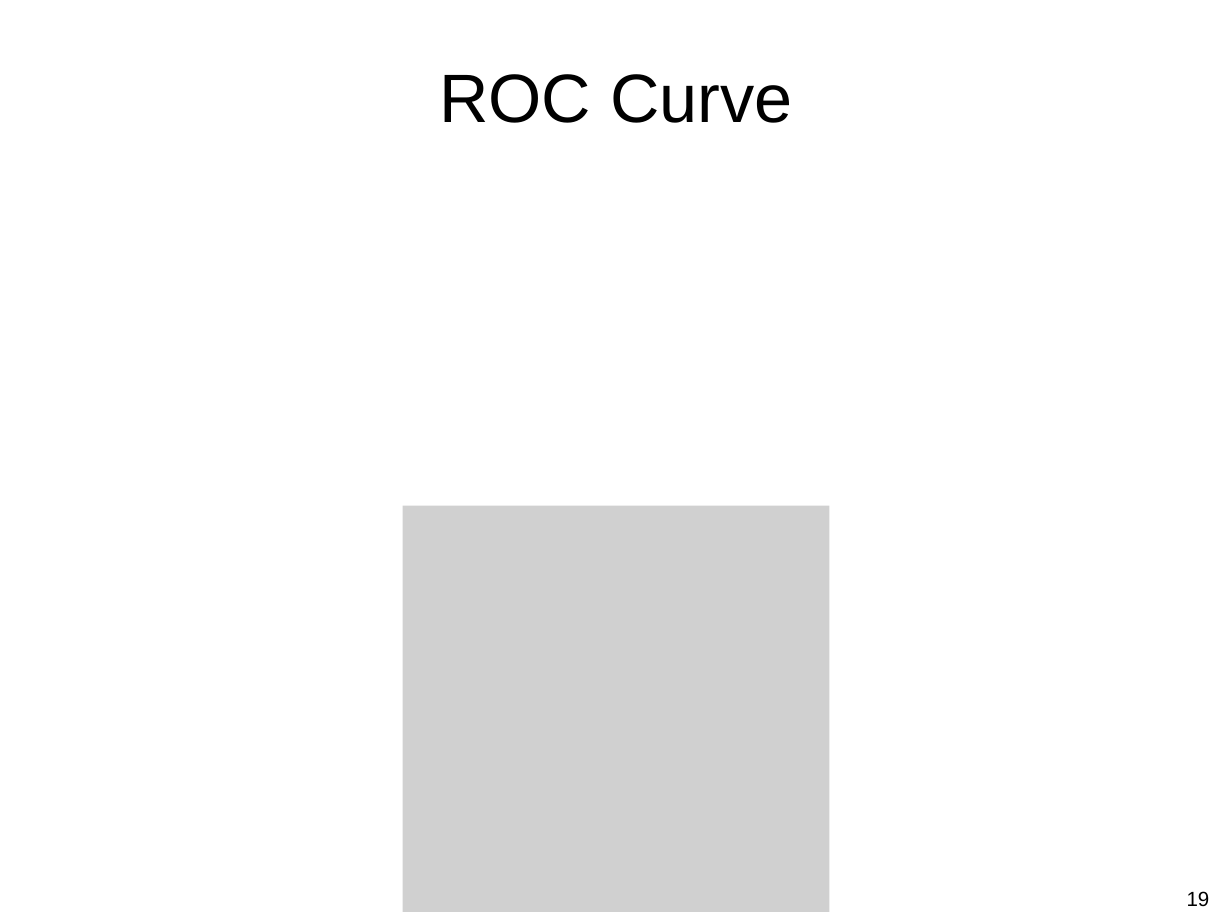
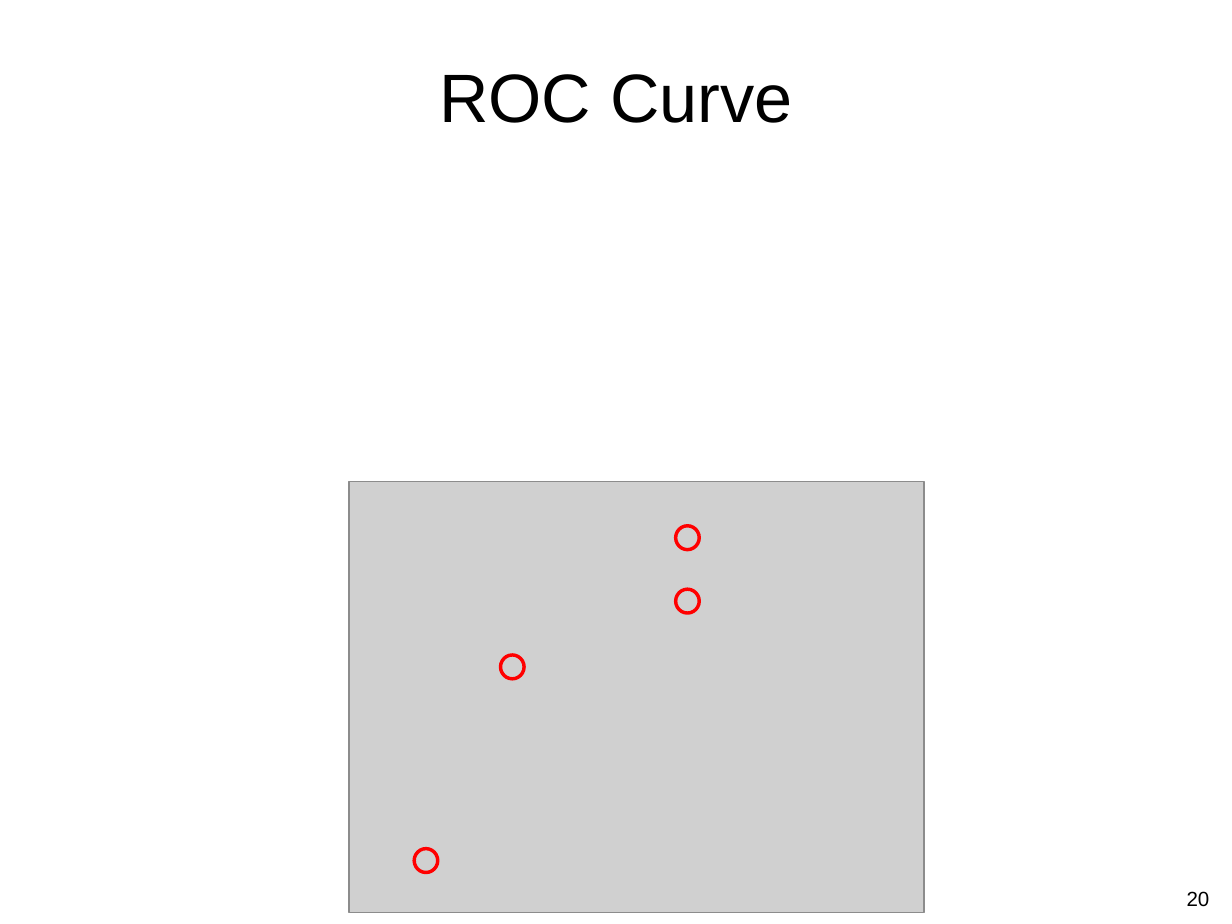
Before and after one commit to guzonghua/saav, a slide deck: slide 20 of PPTs/L3 Intro to ML.pptx (slide 19 before the commit). Drawn at 1232x924 pixels with LibreOffice and Linux fonts; fonts in the diff are those of the drawing; grey boxes stand for pictures. Boxes give left, top, right and bottom in pixels: in the first picture for what was removed or moved away, otherwise in the second. Text is boxed around its words. In the diff, an @@ line names an element or a change of style, - is before the commit and + after.

```diff
--- a/PPTs/L3 Intro to ML.pptx
+++ b/PPTs/L3 Intro to ML.pptx
@@ picture: place and size @@
-picture at (403, 506, 829, 913)
+picture at (349, 482, 924, 913)
@@ group added at (414, 526, 699, 872): 4 ellipses @@
@@ page number at (1187, 891, 1210, 907): text changed @@
-19
+20
```
Also in this commit, not shown: 8 other slides changed, 2 slides added, 1 slide removed, 14 other files.
